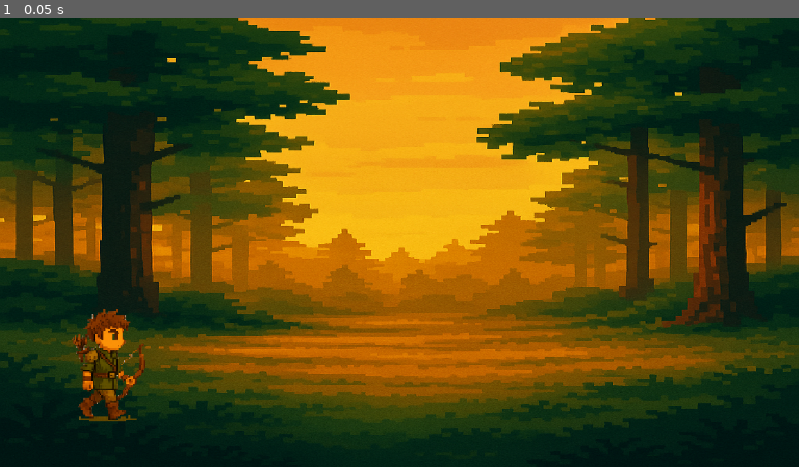
Above: before the commit, frame 1.
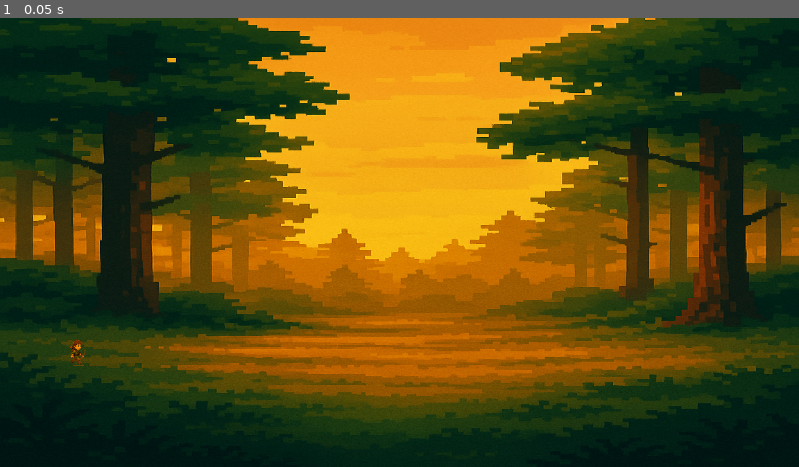
Above: after the commit, the same moment.

Repository: AviHackerPro/Godot-Game-2
Game: Godot game, scene res://Scenes/main.tscn
Same seed, same stepped clock (60 frames per second), same inputs: the game is played once before the commit and once after it.
Inputs:
- Up to frame 1 (0.05 s): no input

The runs differ from the first frame. In frame 1, 1.2% of the frame differs, in the area x 8-19%, y 64-90%.

Commit message:
Added Running Animations and Idle animation, but not fully

Diff:
--- a/Scenes/main.tscn
+++ b/Scenes/main.tscn
@@ -18,7 +18,7 @@
 expand_mode = 1
 
 [node name="CharacterBody2D" parent="." instance=ExtResource("2_bo1nx")]
-position = Vector2(155, 487)
+position = Vector2(113, 503)
 
 [node name="TileMap" type="TileMap" parent="."]
 tile_set = SubResource("TileSet_jjvhh")
--- a/Scenes/main_character.tscn
+++ b/Scenes/main_character.tscn
@@ -1,17 +1,63 @@
-[gd_scene load_steps=3 format=3 uid="uid://cirmirhj0o2dr"]
+[gd_scene load_steps=11 format=3 uid="uid://cirmirhj0o2dr"]
 
 [ext_resource type="Texture2D" uid="uid://dnatsg7pc0p5c" path="res://Assests/Pixel Character Animations/Walking.png" id="1_0eyao"]
+[ext_resource type="Texture2D" uid="uid://cowpvc0pwy1sw" path="res://Assests/Pixel Character Animations/Run 1.png" id="2_keg3j"]
+[ext_resource type="Texture2D" uid="uid://duhqut0gcdcf8" path="res://Assests/Pixel Character Animations/Run 2.png" id="3_nlild"]
+[ext_resource type="Texture2D" uid="uid://yo3ccchue0wo" path="res://Assests/Pixel Character Animations/Run 3.png" id="4_q6spo"]
+
+[sub_resource type="AtlasTexture" id="AtlasTexture_0eyao"]
+atlas = ExtResource("1_0eyao")
+region = Rect2(0, 0, 512, 768)
+
+[sub_resource type="AtlasTexture" id="AtlasTexture_fsers"]
+atlas = ExtResource("2_keg3j")
+region = Rect2(0, 0, 512, 768)
+
+[sub_resource type="AtlasTexture" id="AtlasTexture_1fj1i"]
+atlas = ExtResource("3_nlild")
+region = Rect2(0, 0, 512, 768)
+
+[sub_resource type="AtlasTexture" id="AtlasTexture_024ki"]
+atlas = ExtResource("4_q6spo")
+region = Rect2(0, 0, 512, 768)
+
+[sub_resource type="SpriteFrames" id="SpriteFrames_11o2n"]
+animations = [{
+"frames": [{
+"duration": 1.0,
+"texture": SubResource("AtlasTexture_0eyao")
+}],
+"loop": true,
+"name": &"Idle",
+"speed": 10.0
+}, {
+"frames": [{
+"duration": 1.0,
+"texture": SubResource("AtlasTexture_fsers")
+}, {
+"duration": 1.0,
+"texture": SubResource("AtlasTexture_1fj1i")
+}, {
+"duration": 1.0,
+"texture": SubResource("AtlasTexture_024ki")
+}],
+"loop": true,
+"name": &"Running",
+"speed": 3.0
+}]
 
 [sub_resource type="RectangleShape2D" id="RectangleShape2D_bo1nx"]
-size = Vector2(66, 160)
+size = Vector2(20, 38.125)
 
-[node name="CharacterBody2D" type="CharacterBody2D"]
+[node name="Player" type="CharacterBody2D"]
 
-[node name="Sprite2D" type="Sprite2D" parent="."]
-texture_filter = 1
-scale = Vector2(0.25, 0.25)
-texture = ExtResource("1_0eyao")
+[node name="AnimatedSprite2D" type="AnimatedSprite2D" parent="."]
+position = Vector2(-2.38419e-07, -23)
+scale = Vector2(0.0527344, 0.0585938)
+sprite_frames = SubResource("SpriteFrames_11o2n")
+animation = &"Running"
+frame_progress = 0.195401
 
 [node name="CollisionShape2D" type="CollisionShape2D" parent="."]
-position = Vector2(-6, 13)
+position = Vector2(1, -18.9375)
 shape = SubResource("RectangleShape2D_bo1nx")
